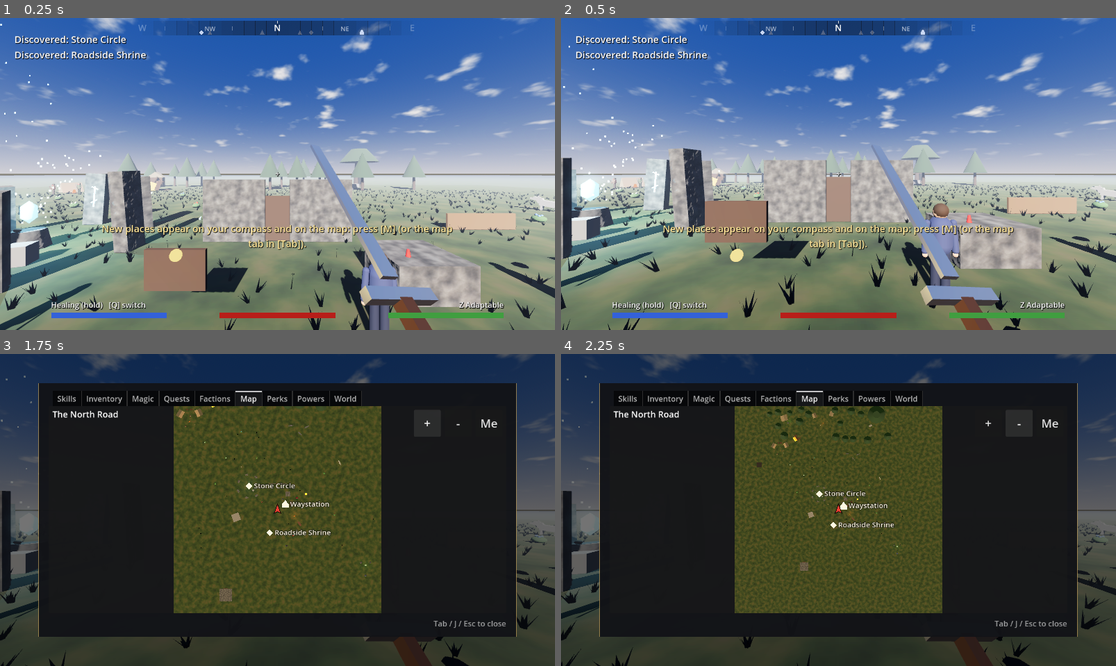
Above: before the commit, frames 1-4 (two rows, left to right).
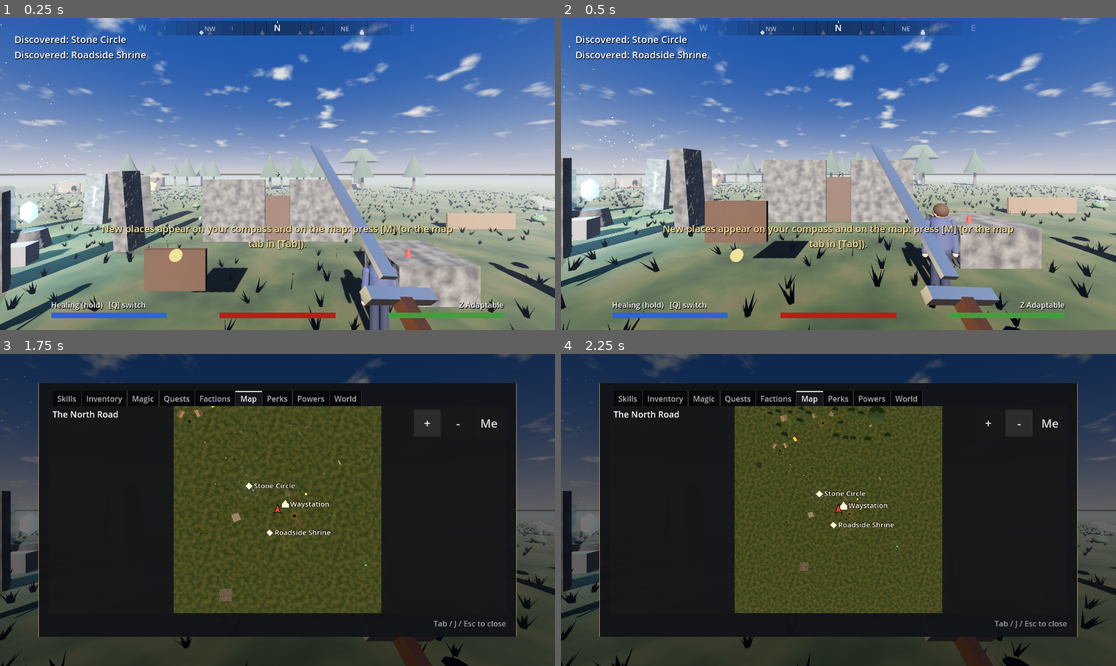
Above: after the commit, the same moments.

Repository: RCJLabs/Vaelora-godot
Game: Godot game, scene res://levels/test_level.tscn
Same seed, same stepped clock (60 frames per second), same inputs: the game is played once before the commit and once after it. This scene is started directly instead of the project's main scene.
Inputs (mouse positions are in pixels of both pictures, inside the frame that each line leads up to):
- Up to frame 1 (0.25 s): no input
- Up to frame 2 (0.5 s): no input
- Up to frame 3 (1.75 s): tap M (map) at 0.5 s; move the mouse to (305, 510) at 0.52 s; press the mouse at (305, 510) at 0.53 s; hold W (move_forward) 0.53-1.25 s; tap Space (jump) at 0.77 s; release the mouse at (305, 510) at 1.25 s; click "+" at 1.25 s
- Up to frame 4 (2.25 s): click "-" at 2 s

The runs differ from the first frame. In frame 1, 0.1% of the frame differs, in the area x 0-28%, y 1-66%; in frame 2, 0.1%; in frame 3, less than 0.1%; in frame 4, less than 0.1%.

Commit message:
Visuals 5: hit bursts, embers, chimney smoke, and motes in the air
- props/fx.gd (Fx): CPU particles with a soft generated sprite, for every
  renderer. Hit bursts (sparks off a guard, dust off a hit) from
  player_combat._land_hit; embers and smoke on every campfire; smoke from
  every builder chimney (systems/dresser.gd, renamed from tree_dresser.gd:
  it dresses pines and chimneys now); motes round the camera on the sky
  dome by the mood's motes_day/motes_night (pollen and fireflies in the
  Vale and Riverlands, ash on the Grieving Fields, gold dust in Ilunhall).
- Ambient effects scale with the preset's clutter (none on Low).
- Fx looks Settings up at run time: it can be parsed before autoloads.
- tests/test_fx.gd; docs: LOOK.md, Effects.

Co-Authored-By: Claude Opus 5.5 <noreply@anthropic.com>
Claude-Session: https://claude.ai/code/session_01BPE8ZczZ4hZnRHyCfMJwVS

Diff:
--- a/godot/levels/day_night.gd
+++ b/godot/levels/day_night.gd
@@ -63,6 +63,7 @@
 			mood.apply_static(world_environment.environment)
 	if not Engine.is_editor_hint():
 		_dome = SkyDome.new()
+		_dome.set_motes(mood.motes_day if mood else "pollen", mood.motes_night if mood else "fireflies")
 		get_parent().add_child.call_deferred(_dome)
 	apply(_hour())
 
--- a/godot/levels/level_mood.gd
+++ b/godot/levels/level_mood.gd
@@ -15,6 +15,12 @@
 @export_range(0.0, 1.0) var overcast := 0.0
 ## How much of the sky the drifting clouds cover (levels/sky_dome.gd), 0 to 1.
 @export_range(0.0, 1.0) var clouds := 0.4
+
+@export_group("Air")
+## What drifts in the air round you (props/fx.gd motes): by day, and by night.
+## "pollen", "fireflies", "ash", "dust", or "" for nothing.
+@export var motes_day := "pollen"
+@export var motes_night := "fireflies"
 
 @export_group("Sun")
 @export var sun_tint := Color(1, 1, 1)
--- a/godot/levels/moods/capital.tres
+++ b/godot/levels/moods/capital.tres
@@ -18,3 +18,5 @@
 saturation = 1.06
 contrast = 1.04
 clouds = 0.3
+motes_day = "dust"
+motes_night = "dust"
--- a/godot/levels/moods/fields.tres
+++ b/godot/levels/moods/fields.tres
@@ -14,3 +14,5 @@
 contrast = 1.02
 brightness = 0.97
 clouds = 0.85
+motes_day = "ash"
+motes_night = "ash"
--- a/godot/levels/sky_dome.gd
+++ b/godot/levels/sky_dome.gd
@@ -8,6 +8,8 @@
 const RADIUS := 900.0
 
 var material: ShaderMaterial
+var _motes_day: CPUParticles3D
+var _motes_night: CPUParticles3D
 
 
 func _init() -> void:
@@ -32,6 +34,18 @@
 		global_position = camera.global_position
 
 
+## What drifts in the air round the camera by day and by night (Fx.motes kinds; ""
+## for nothing). Under the dome, so it follows you.
+func set_motes(day: String, night: String) -> void:
+	for kind in [[day, "_motes_day"], [night, "_motes_night"]]:
+		if kind[0] == "" or Fx.ambient_share() <= 0.0:
+			continue
+		var p := Fx.motes(kind[0])
+		p.name = "Motes" + ("Day" if kind[1] == "_motes_day" else "Night")
+		add_child(p)
+		set(kind[1], p)
+
+
 ## How the sky looks now: clouds lit by `light` (the sun's colour and energy), night
 ## 0..1, cover 0..1.
 func set_look(light: Color, night: float, cover: float) -> void:
@@ -41,3 +55,7 @@
 	material.set_shader_parameter("cloud_color", day_cloud.lerp(night_cloud, night))
 	material.set_shader_parameter("night", night)
 	material.set_shader_parameter("cover", cover)
+	if _motes_day:
+		_motes_day.emitting = night < 0.5
+	if _motes_night:
+		_motes_night.emitting = night >= 0.5
--- a/godot/player/player_combat.gd
+++ b/godot/player/player_combat.gd
@@ -630,6 +630,10 @@
 			poise *= 3.0
 			heavy = true
 	var result = target.take_hit(damage, player.global_position, current_attack.knockback, poise, heavy)
+	if target is Node3D:
+		var toward: Vector3 = (player.global_position - target.global_position) * Vector3(1, 0, 1)
+		Fx.burst(player.get_tree(), target.global_position + Vector3(0, 1.1, 0) + toward.normalized() * 0.35,
+				result == "blocked" or result == "parried")   # sparks off a guard, dust off a hit
 	Glamour.struck(target, player)
 	if result == "blocked" or result == "parried":
 		_bounced(result == "parried")
--- a/godot/project.godot
+++ b/godot/project.godot
@@ -14,7 +14,7 @@
 
 GameState="*res://systems/game_state.gd"
 EffectLibrary="*res://systems/effect_library.gd"
-TreeDresser="*res://systems/tree_dresser.gd"
+Dresser="*res://systems/dresser.gd"
 Skills="*res://systems/skills.gd"
 Attributes="*res://systems/attributes.gd"
 Inventory="*res://systems/inventory.gd"
--- a/godot/props/campfire.gd
+++ b/godot/props/campfire.gd
@@ -10,6 +10,8 @@
 
 func _ready() -> void:
 	add_to_group("heat_source")
+	Fx.embers(self)
+	Fx.smoke(self, Vector3(0, 0.8, 0), 6, Color(0.45, 0.44, 0.42, 0.4))
 	var stream := Sfx.loop("campfire_crackle")
 	if stream == null:
 		return
--- /dev/null
+++ b/godot/props/fx.gd
@@ -0,0 +1,164 @@
+class_name Fx
+extends RefCounted
+
+# Small particle effects, until there's art: hit sparks, fire embers, chimney and
+# campfire smoke, and the motes in the air (fireflies, ash, dust). CPU particles
+# with a soft round sprite, so they work on every renderer; counts kept small for
+# phones, and the ambient ones scale with the graphics preset (none on Low).
+# docs/godot-starter/LOOK.md, "Effects".
+
+static var _sprite: Texture2D
+static var _materials := {}
+
+
+## A soft white dot, made once (a radial gradient).
+static func sprite() -> Texture2D:
+	if _sprite == null:
+		var g := Gradient.new()
+		g.set_color(0, Color(1, 1, 1, 1))
+		g.set_color(1, Color(1, 1, 1, 0))
+		var t := GradientTexture2D.new()
+		t.gradient = g
+		t.fill = GradientTexture2D.FILL_RADIAL
+		t.fill_from = Vector2(0.5, 0.5)
+		t.fill_to = Vector2(0.5, 0.0)
+		t.width = 32
+		t.height = 32
+		_sprite = t
+	return _sprite
+
+
+## A camera-facing, alpha-blended (or glowing) quad material for particles.
+static func material(glow := false) -> StandardMaterial3D:
+	var key := "glow" if glow else "soft"
+	if not _materials.has(key):
+		var m := StandardMaterial3D.new()
+		m.albedo_texture = sprite()
+		m.transparency = BaseMaterial3D.TRANSPARENCY_ALPHA
+		m.shading_mode = BaseMaterial3D.SHADING_MODE_UNSHADED
+		m.billboard_mode = BaseMaterial3D.BILLBOARD_PARTICLES
+		m.vertex_color_use_as_albedo = true
+		if glow:
+			m.blend_mode = BaseMaterial3D.BLEND_MODE_ADD
+		_materials[key] = m
+	return _materials[key]
+
+
+static func _particles(amount: int, lifetime: float, size: float, glow: bool) -> CPUParticles3D:
+	var p := CPUParticles3D.new()
+	p.amount = maxi(amount, 1)
+	p.lifetime = lifetime
+	var quad := QuadMesh.new()
+	quad.size = Vector2(size, size)
+	quad.material = material(glow)
+	p.mesh = quad
+	return p
+
+
+## How much of the ambient effects the preset allows (0 on Low).
+static func ambient_share() -> float:
+	# Looked up, not named: this class can be parsed before the autoloads exist.
+	var settings := (Engine.get_main_loop() as SceneTree).root.get_node_or_null("Settings")
+	if settings == null:
+		return 1.0
+	return float(settings.QUALITY[settings.graphics_quality].get("clutter", 1.0))
+
+
+## A one-off burst at `at`: sparks off a blocked blow (`sparks`), or dust off a hit.
+static func burst(tree: SceneTree, at: Vector3, sparks: bool) -> void:
+	var scene := tree.current_scene
+	if scene == null:
+		return
+	var p := _particles(16 if sparks else 10, 0.35 if sparks else 0.5, 0.07 if sparks else 0.12, sparks)
+	p.one_shot = true
+	p.explosiveness = 1.0
+	p.direction = Vector3.UP
+	p.spread = 80.0
+	p.initial_velocity_min = 2.5 if sparks else 0.8
+	p.initial_velocity_max = 5.0 if sparks else 1.8
+	p.gravity = Vector3(0, -9.8 if sparks else -1.5, 0)
+	p.scale_amount_min = 0.6
+	var ramp := Gradient.new()
+	ramp.set_color(0, Color(1.0, 0.85, 0.45, 1) if sparks else Color(0.85, 0.8, 0.72, 0.7))
+	ramp.set_color(1, Color(1.0, 0.4, 0.1, 0) if sparks else Color(0.7, 0.66, 0.6, 0))
+	p.color_ramp = ramp
+	scene.add_child(p)
+	p.global_position = at
+	p.emitting = true
+	p.finished.connect(p.queue_free)
+
+
+## Embers rising off a fire, under `parent` at `offset`.
+static func embers(parent: Node3D, offset := Vector3(0, 0.3, 0)) -> CPUParticles3D:
+	var p := _particles(14, 1.6, 0.05, true)
+	p.name = "Embers"
+	p.position = offset
+	p.emission_shape = CPUParticles3D.EMISSION_SHAPE_SPHERE
+	p.emission_sphere_radius = 0.25
+	p.direction = Vector3.UP
+	p.spread = 25.0
+	p.initial_velocity_min = 0.6
+	p.initial_velocity_max = 1.4
+	p.gravity = Vector3(0.2, 0.4, 0)
+	var ramp := Gradient.new()
+	ramp.set_color(0, Color(1.0, 0.75, 0.3, 1))
+	ramp.set_color(1, Color(1.0, 0.3, 0.05, 0))
+	p.color_ramp = ramp
+	parent.add_child(p)
+	return p
+
+
+## Smoke drifting up from `offset` under `parent` (a chimney, a campfire).
+static func smoke(parent: Node3D, offset: Vector3, amount := 8, color := Color(0.58, 0.57, 0.56, 0.55)) -> CPUParticles3D:
+	var p := _particles(amount, 6.0, 1.3, false)
+	p.name = "Smoke"
+	p.position = offset
+	p.direction = Vector3.UP
+	p.spread = 12.0
+	p.initial_velocity_min = 0.5
+	p.initial_velocity_max = 0.8
+	p.gravity = Vector3(0.25, 0.05, 0.1)   # a light breeze
+	p.scale_amount_min = 0.6
+	p.scale_amount_max = 1.0
+	var grow := Curve.new()
+	grow.add_point(Vector2(0, 0.4))
+	grow.add_point(Vector2(1, 2.4))
+	p.scale_amount_curve = grow
+	var ramp := Gradient.new()
+	ramp.set_color(0, color)
+	ramp.set_color(1, Color(color.r, color.g, color.b, 0))
+	p.color_ramp = ramp
+	p.visibility_aabb = AABB(Vector3(-4, -1, -4), Vector3(8, 14, 8))
+	parent.add_child(p)
+	return p
+
+
+## Motes in the air round the camera, by kind: "fireflies" (glowing, at night),
+## "pollen" (pale specks by day), "ash" (grey flakes, slowly falling), "dust" (gold).
+static func motes(kind: String) -> CPUParticles3D:
+	var looks := {
+		"fireflies": [Color(0.8, 1.0, 0.45, 1), 0.1, true, 60],
+		"pollen": [Color(1.0, 0.98, 0.85, 0.6), 0.04, false, 50],
+		"ash": [Color(0.78, 0.78, 0.8, 0.95), 0.1, false, 100],
+		"dust": [Color(1.0, 0.85, 0.5, 0.8), 0.06, true, 60],
+	}
+	var l: Array = looks.get(kind, looks["pollen"])
+	var p := _particles(int(l[3] * ambient_share()), 7.0, l[1], l[2])
+	p.name = "Motes"
+	p.emission_shape = CPUParticles3D.EMISSION_SHAPE_BOX
+	p.emission_box_extents = Vector3(14, 3, 14)
+	p.local_coords = false   # they stay where they are as you walk through them
+	p.direction = Vector3.UP
+	p.spread = 180.0
+	p.initial_velocity_min = 0.05
+	p.initial_velocity_max = 0.3
+	p.gravity = Vector3(0, -0.15 if kind == "ash" else 0.0, 0)
+	p.hue_variation_min = -0.02
+	p.hue_variation_max = 0.02
+	var clear := Color(l[0].r, l[0].g, l[0].b, 0)
+	var ramp := Gradient.new()
+	ramp.offsets = PackedFloat32Array([0.0, 0.2, 0.8, 1.0])
+	ramp.colors = PackedColorArray([clear, l[0], l[0], clear])   # fade in, hang, fade out
+	p.color_ramp = ramp
+	p.visibility_aabb = AABB(Vector3(-20, -6, -20), Vector3(40, 14, 40))
+	return p
--- a/godot/systems/tree_dresser.gd
+++ b/godot/systems/dresser.gd
@@ -1,11 +1,17 @@
 extends Node
 
-# Greybox trees, fuller: every pine crown in a level (a MeshInstance3D named
+# Dresses greybox levels as they load, by convention, so hand-made and generated
+# levels alike get it without editing them. Autoloaded as "Dresser".
+#
+# Pines: every pine crown in a level (a MeshInstance3D named
 # "Canopy" or "Crown" whose mesh is a cone, a CylinderMesh with no top) is swapped,
 # as it enters the tree, for three stacked, faceted cones, darker at the bottom and
 # each tree a slightly different green (from where it stands, so the same every
-# time). Works on hand-made levels and generated ones alike; collision is untouched.
-# Autoloaded as "TreeDresser". docs/godot-starter/LOOK.md, "Trees and houses".
+# time). Collision is untouched.
+#
+# Chimneys: every MeshInstance3D named "Chimney" (builder houses) smokes (props/fx.gd),
+# as much as the graphics preset allows. docs/godot-starter/LOOK.md, "Trees and
+# houses", "Effects".
 
 const LAYERS := [   # radius, height (shares of the cone's), centre (share of height above its middle), shade
 	[1.0, 0.5, -0.25, 0.8],
@@ -23,6 +29,17 @@
 func _on_node_added(node: Node) -> void:
 	if node is MeshInstance3D and (node.name == &"Canopy" or node.name == &"Crown"):
 		_dress.call_deferred(node)
+	elif node is MeshInstance3D and node.name == &"Chimney":
+		_smoke.call_deferred(node)
+
+
+func _smoke(chimney: MeshInstance3D) -> void:
+	var amount := int(6 * Fx.ambient_share())
+	if not is_instance_valid(chimney) or not chimney.is_inside_tree() or amount <= 0 or chimney.has_meta("smoking"):
+		return
+	chimney.set_meta("smoking", true)
+	var top: float = chimney.mesh.size.y / 2.0 if chimney.mesh is BoxMesh else 1.0
+	Fx.smoke(chimney.get_parent(), chimney.position + Vector3(0, top + 0.2, 0), amount)
 
 
 func is_pine(crown: MeshInstance3D) -> bool:
--- /dev/null
+++ b/godot/tests/test_fx.gd
@@ -0,0 +1,66 @@
+extends "res://tests/test_base.gd"
+# Effects (props/fx.gd): chimney smoke (systems/dresser.gd), campfire embers, motes
+# in the air by mood and hour (levels/sky_dome.gd), hit bursts; and none of the
+# ambient ones on Low. docs/godot-starter/LOOK.md, "Effects".
+var f := 0
+var step := 0
+var wait := 0
+var S
+
+func _initialize() -> void:
+	autoload("SaveSystem").delete_save()
+	autoload("Character").create(load("res://races/human.tres"), "T", "soldier", [], {}, {})
+	change_scene_to_file("res://levels/weirholt.tscn")
+
+func n(path: String) -> Node:
+	return current_scene.get_node_or_null(path)
+
+func _process(_d: float) -> bool:
+	if current_scene == null:
+		return false
+	f += 1
+	if wait > 0:
+		wait -= 1
+		return false
+	S = autoload("Settings")
+	match step:
+		0:
+			wait = 10
+		1:
+			var smoke = n("CountingHouseDressing/Smoke")
+			ok(smoke is CPUParticles3D and smoke.emitting, "chimneys smoke")
+			var dn = n("DayNight")
+			dn.apply(12.0)
+			ok(n("SkyDome/MotesDay") != null and n("SkyDome/MotesDay").emitting and not n("SkyDome/MotesNight").emitting, "pollen by day")
+			dn.apply(23.0)
+			ok(n("SkyDome/MotesNight").emitting and not n("SkyDome/MotesDay").emitting, "fireflies by night")
+			# A hit: a burst, gone when it's done.
+			var before: int = current_scene.get_children().filter(func(c): return c is CPUParticles3D).size()
+			Fx.burst(self, Vector3(0, 1, 0), true)
+			var bursts: Array = current_scene.get_children().filter(func(c): return c is CPUParticles3D)
+			ok(bursts.size() == before + 1 and bursts.back().one_shot and bursts.back().emitting, "a hit throws a one-off burst")
+			wait = 60
+		2:
+			ok(current_scene.get_children().filter(func(c): return c is CPUParticles3D).is_empty(), "and cleans itself up")
+			change_scene_to_file("res://levels/test_level.tscn")
+			wait = 20
+		3:
+			var fires: Array = get_nodes_in_group("heat_source").filter(func(h): return h.get_node_or_null("Embers") != null)
+			ok(not fires.is_empty(), "campfires throw embers (and smoke)", fires.size())
+			change_scene_to_file("res://levels/grieving_fields.tscn")
+			wait = 20
+		4:
+			var day: CPUParticles3D = n("SkyDome/MotesDay")
+			ok(day != null and day.mesh.size.x > 0.08, "ash on the Grieving Fields")
+			# Low: no ambient effects.
+			S.set_option("graphics_quality", 0)
+			change_scene_to_file("res://levels/weirholt.tscn")
+			wait = 20
+		5:
+			ok(n("CountingHouseDressing/Smoke") == null, "no chimney smoke on Low")
+			ok(n("SkyDome/MotesDay") == null, "and no motes")
+			S.set_option("graphics_quality", 2)
+			autoload("SaveSystem").delete_save()
+			return done()
+	step += 1
+	return false
--- a/godot/tests/test_look.gd
+++ b/godot/tests/test_look.gd
@@ -68,7 +68,7 @@
 			var stone: StandardMaterial3D = n("Ford/Mesh").mesh.material
 			ok(stone.normal_enabled and stone.albedo_texture != ground.albedo_texture, "stone has its own texture and a normal map")
 			# Houses: a gabled roof, a door facing the streets, windows lit at night; pines
-			# in layers (systems/tree_dresser.gd).
+			# in layers (systems/dresser.gd).
 			var dressing = n("CountingHouseDressing")
 			ok(dressing != null and dressing.get_node_or_null("RoofA") != null and dressing.get_node_or_null("Door") != null
 					and dressing.get_node_or_null("Chimney") != null, "houses have roofs, doors and chimneys")
Not shown, changed: docs/godot-starter/LOOK.md
